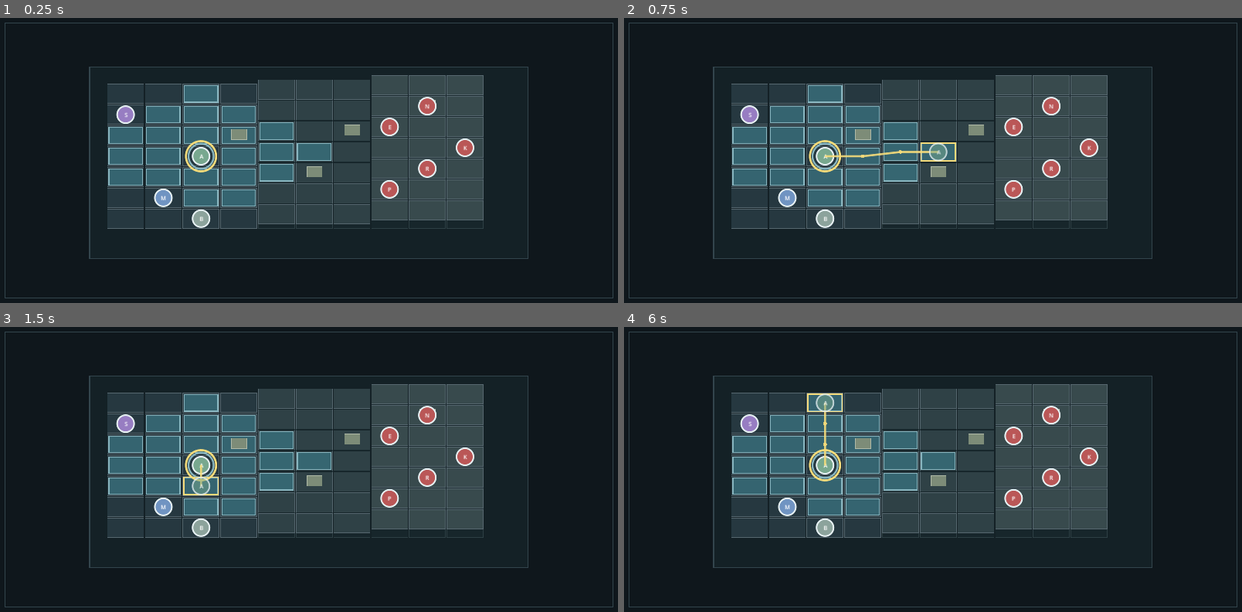
Above: before the commit, frames 1-4 (two rows, left to right).
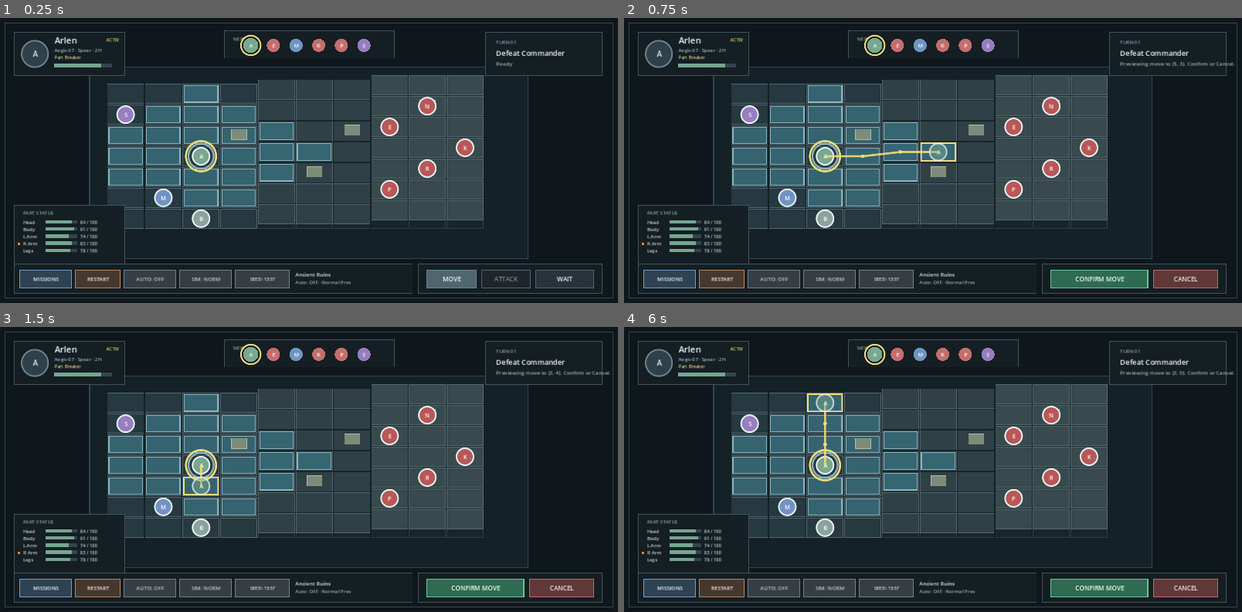
Above: after the commit, the same moments.

Repository: toonnix-github/magic-robot-tactic-war
Game: Godot game, scene res://scenes/main.tscn
The game is run twice, just before and just after one commit, with the same random seed, the same clock (stepped at 60 frames per second) and the same inputs. This scene is started directly instead of the project's main scene.
Inputs (mouse positions are in pixels of both pictures, inside the frame that each line leads up to):
- Up to frame 1 (0.25 s): no input
- Up to frame 2 (0.75 s): tap Enter at 0.5 s; click (933, 160) at 0.67 s
- Up to frame 3 (1.5 s): tap Space at 1.25 s; move the mouse to (185, 483) at 1.27 s; click (185, 483) at 1.42 s
- Up to frame 4 (6 s): tap Enter at 2, 3.5 s; move the mouse to (994, 406) at 2.02 s; click (994, 406) at 2.17 s; tap Space at 2.75, 4.25 s; move the mouse to (902, 526) at 2.77 s; click (902, 526) at 2.92 s; move the mouse to (1118, 512) at 3.52 s; click (1118, 512) at 3.67 s; move the mouse to (747, 426) at 4.27 s; click (747, 426) at 4.42 s; move the mouse to (963, 469) at 5.02 s; click (963, 469) at 5.17 s; move the mouse to (840, 398) at 5.77 s; click (840, 398) at 5.92 s

The runs differ from the first frame. In frame 1, 7.5% of the frame differs, in the area x 2-98%, y 4-97%; in frame 2, 8.1%; in frame 3, 8.1%; in frame 4, 8.1%, in the area x 2-99%, y 4-97%.
Error before the commit: Parse Error: Cannot use subscript operator on a base of type "null". (res://src/ui/battle_hud.gd:143)

Commit message:
fix: use safe dictionary get and fix enemy id in battle hud (#42)

Diff:
--- a/src/ui/battle_hud.gd
+++ b/src/ui/battle_hud.gd
@@ -140,7 +140,7 @@
 	var header_color: Color = Color(0.85, 0.65, 0.40) if scene.turn_state == scene.TurnState.SELECTING_ATTACK else Color(0.56, 0.63, 0.67)
 	scene.draw_string(scene._font(), scene._p(976, 148), header_title, HORIZONTAL_ALIGNMENT_LEFT, -1.0, scene._font_size(10), header_color)
 
-	scene.draw_string(scene._font(), scene._p(976, 170), str(target["name"]), HORIZONTAL_ALIGNMENT_LEFT, -1.0, scene._font_size(16), Color(0.95, 0.97, 0.97))
+	scene.draw_string(scene._font(), scene._p(976, 170), str(target.get("name", "")), HORIZONTAL_ALIGNMENT_LEFT, -1.0, scene._font_size(16), Color(0.95, 0.97, 0.97))
 	var wep_desc: String = str(target.get("weapon", ""))
 	var handedness: String = str(scene.WEAPON_HANDEDNESS.get(wep_desc, ""))
 	if handedness != "":
--- a/tests/godot/battle_milestone_test.gd
+++ b/tests/godot/battle_milestone_test.gd
@@ -3472,9 +3472,9 @@
 
 func _test_phase2_inspecting_enemy_tracks_right_panel_without_changing_turn(scene: Control) -> void:
 	scene._load_mission("ancient_ruins", false)
-	var enemy = scene._unit_by_id("goblin_spear")
+	var enemy = scene._unit_by_id("enemy_spear")
 	scene.battle_hud.inspect_unit(scene, enemy)
-	_assert_equal(scene.battle_hud.inspected_unit(scene)["id"], "goblin_spear", "#42: Right panel tracks inspected enemy")
+	_assert_equal(scene.battle_hud.inspected_unit(scene)["id"], "enemy_spear", "#42: Right panel tracks inspected enemy")
 	_assert_equal(scene.active_unit["id"], "arlen", "#42: Inspecting enemy does not transfer turn ownership")
 	_assert_equal(scene.battle_hud.current_unit(scene)["id"], "arlen", "#42: Left panel remains current active unit")
 
@@ -3490,7 +3490,7 @@
 
 func _test_phase2_both_panels_reflect_part_and_orb_status(scene: Control) -> void:
 	scene._load_mission("ancient_ruins", false)
-	var enemy = scene._unit_by_id("goblin_spear")
+	var enemy = scene._unit_by_id("enemy_spear")
 	scene.battle_hud.inspect_unit(scene, enemy)
 	scene._damage_part(enemy, "Left Arm", 100)
 	var inspected = scene.battle_hud.inspected_unit(scene)
